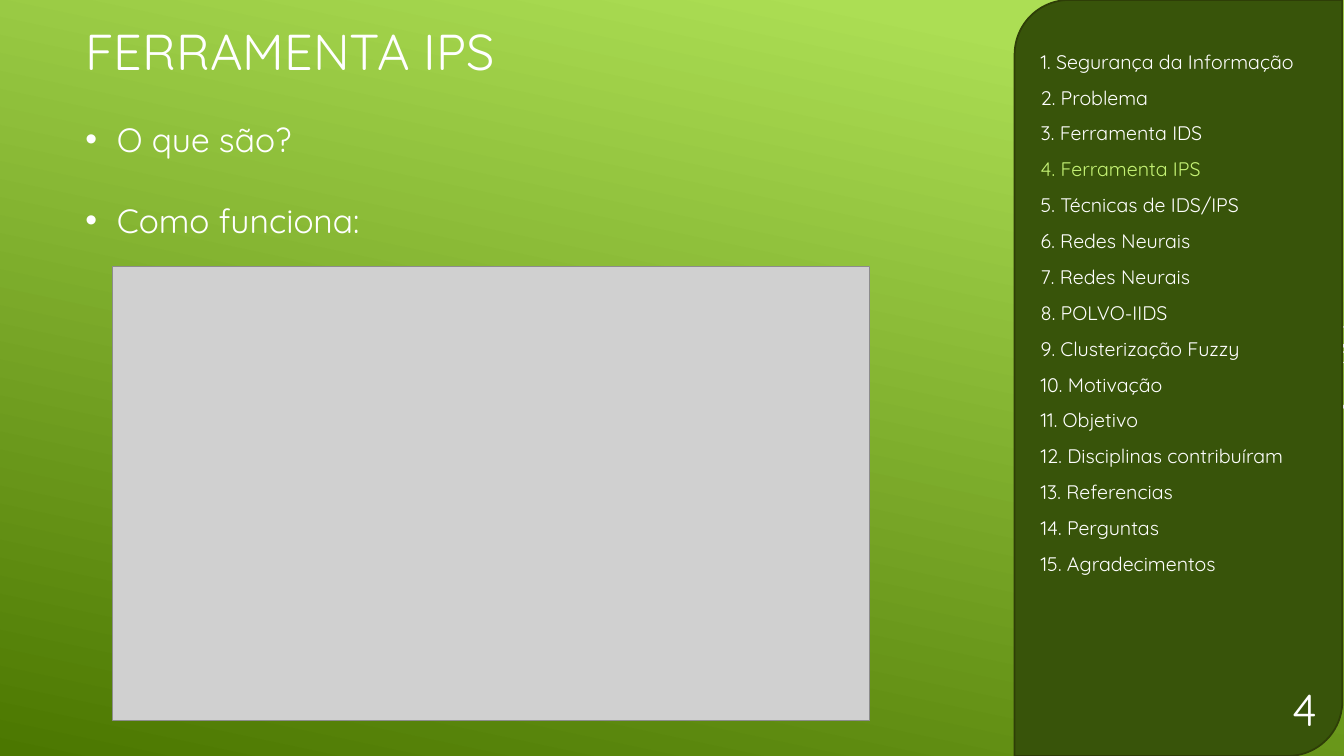
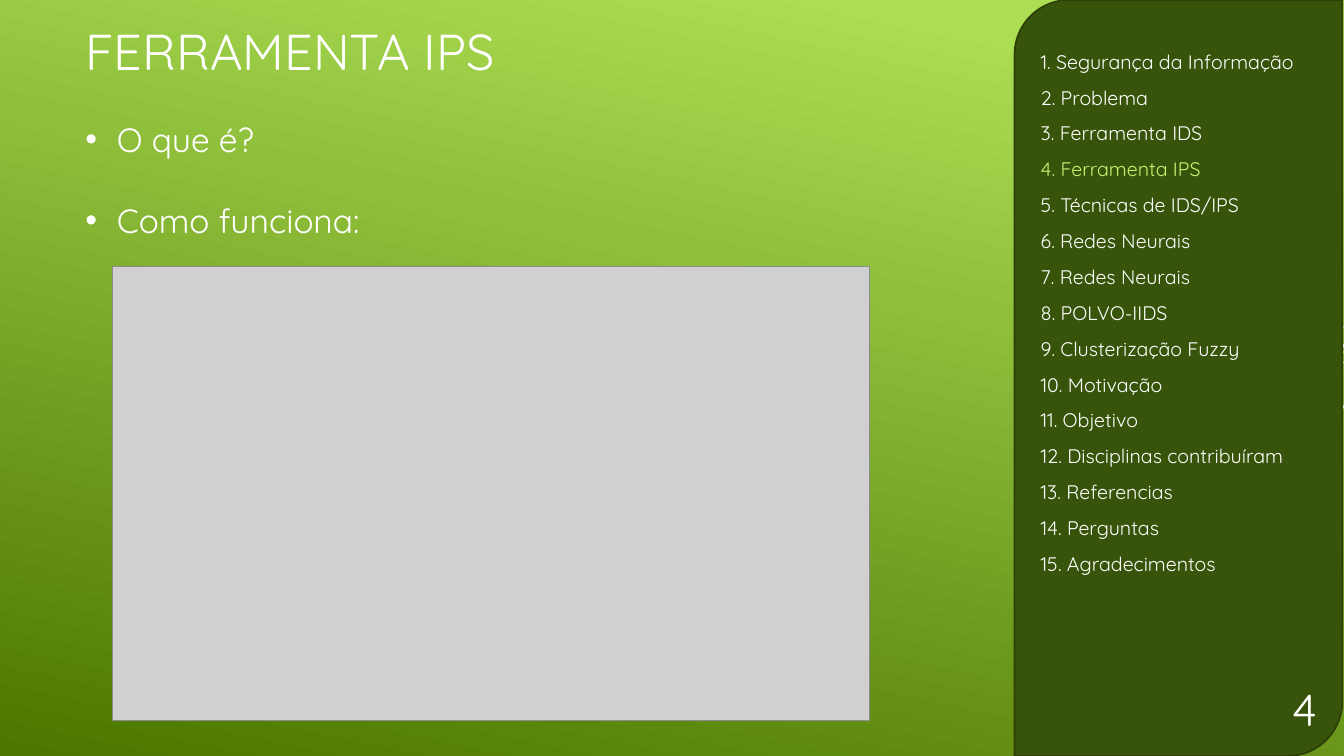
Before and after one commit to GDPLTDA/DetectInstrusao, a slide deck: slide 5 of docs/Apresentação.pptx. Drawn at 1344x756 pixels with LibreOffice and Linux fonts; fonts in the diff are those of the drawing; grey boxes stand for pictures. Boxes give left, top, right and bottom in pixels: in the first picture for what was removed or moved away, otherwise in the second. Text is boxed around its words. In the diff, an @@ line names an element or a change of style, - is before the commit and + after.

```diff
--- a/docs/Apresentação.pptx
+++ b/docs/Apresentação.pptx
@@ text at (x1=117, y1=127, x2=254, y2=159): text changed @@
-• O que são?
+• O que é?
```
Also in this commit, not shown: 2 other slides changed, 3 other files.
